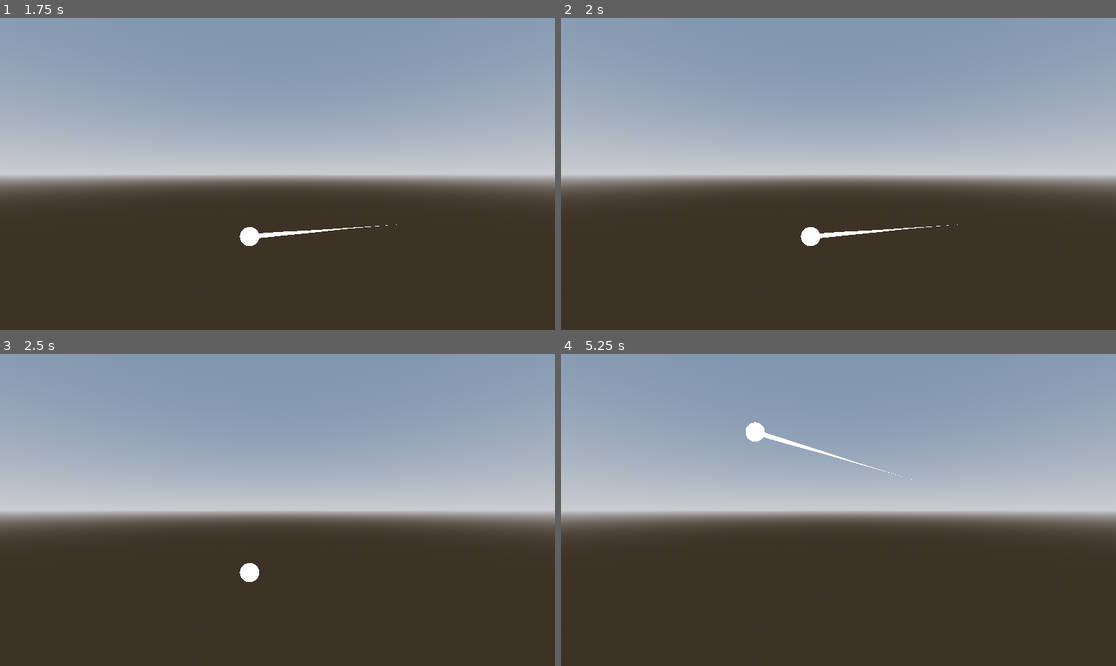
Above: before the commit, frames 1-4 (two rows, left to right).
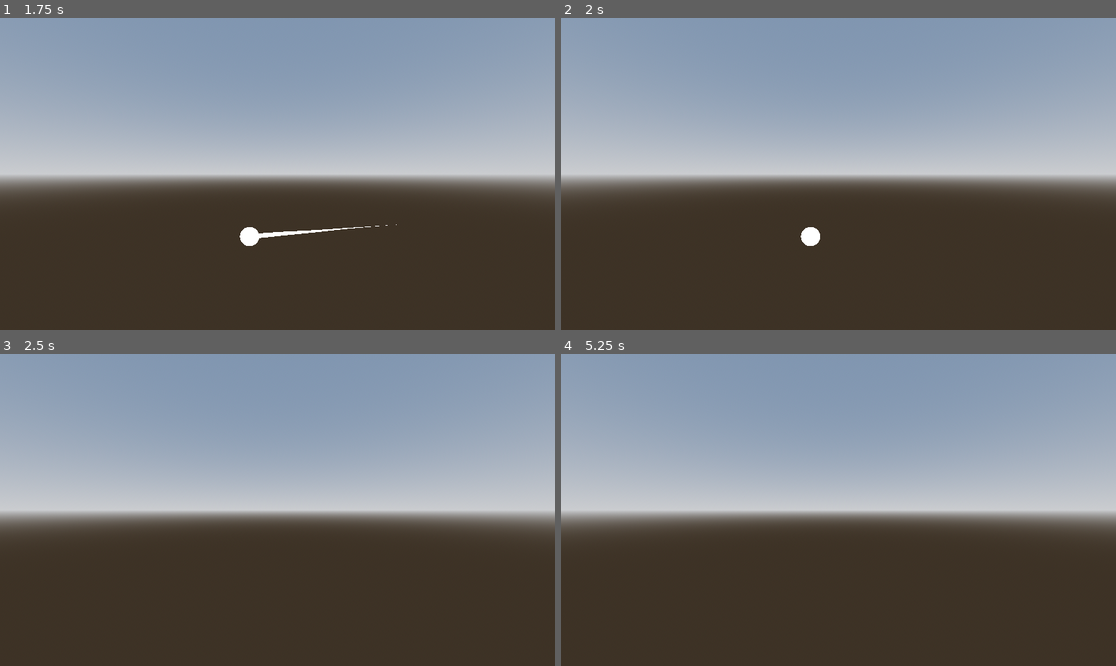
Above: after the commit, the same moments.

Repository: XpolioN2005/SwipeFall
Game: Godot game, scene res://test.tscn
Two runs of this game, one before a commit and one after it. Both use one fixed random seed, a clock stepped at 60 frames per second and the inputs below. The project has no main scene, so this scene is started directly.
Inputs (mouse positions are in pixels of both pictures, inside the frame that each line leads up to):
- Up to frame 1 (1.75 s): tap Enter at 0.5 s; move the mouse to (249, 236) at 0.52 s; click (249, 236) at 0.67 s; tap Space at 1.25 s; drag from (444, 220) to (249, 236) at 1.27 s
- Up to frame 2 (2 s): no input
- Up to frame 3 (2.5 s): move the mouse to (111, 463) at 2.02 s; click (111, 463) at 2.17 s
- Up to frame 4 (5.25 s): drag from (866, 510) to (672, 463) at 2.77 s; move the mouse to (755, 432) at 3.52 s; click (755, 432) at 3.67 s; drag from (960, 494) to (755, 432) at 4.27 s; move the mouse to (727, 525) at 5.02 s; click (727, 525) at 5.17 s

Frame 1 is identical in both runs. In frame 2, 0.2% of the frame differs, in the area x 46-72%, y 66-71%; in frame 3, 0.2%; in frame 4, 0.4%, in the area x 33-64%, y 21-41%.

Commit message:
parameter adjustment

Diff:
--- a/src/Player/Slash/slash_trail.tscn
+++ b/src/Player/Slash/slash_trail.tscn
@@ -17,6 +17,7 @@
 script = ExtResource("1_edoks")
 line = NodePath("Line2D")
 area = NodePath("Area2D")
+lifetime = 0.5
 
 [node name="Line2D" type="Line2D" parent="." unique_id=290758603]
 width_curve = SubResource("Curve_l8h54")
